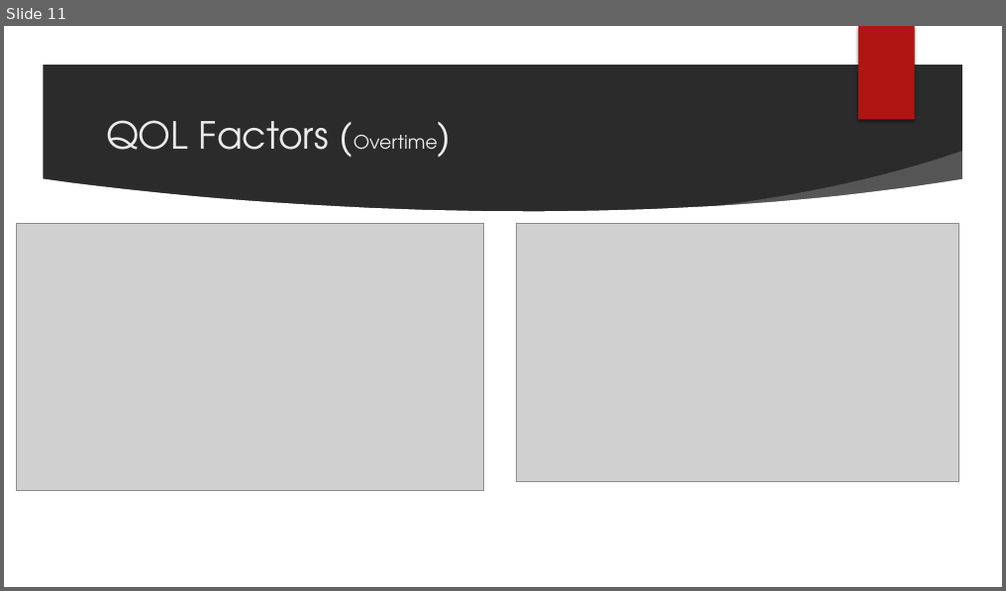
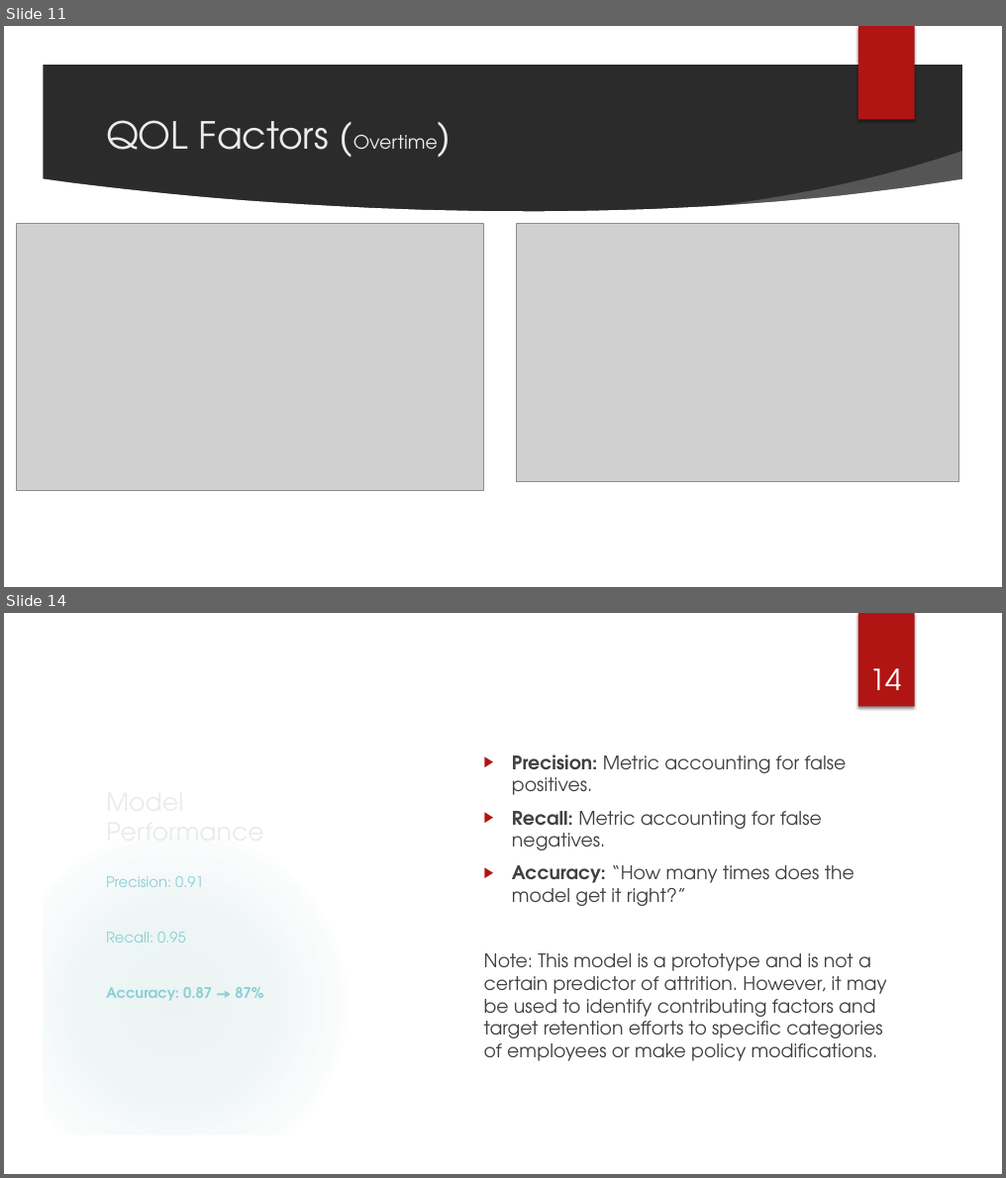
Before and after one commit to Ujustwaite/DDS_Case_Study_2, a slide deck: DraftPresentation.pptx. Shown one above the other, each under a label of ours: slide 11 before the commit, slides 11 and 14 after it; the slides between them are not shown. The pictures are 1006x591 and 1006x1178 pixels, drawn with LibreOffice and Linux fonts; fonts in the diff are those of the drawing; grey boxes stand for pictures; background and template pictures are left out; a plain dark background stands for a picture behind light text. Boxes give left, top, right and bottom in pixels: in the first picture for what was removed or moved away, otherwise in the second. Text is boxed around its words. In the diff, an @@ line names an element or a change of style, - is before the commit and + after.

```diff
--- a/DraftPresentation.pptx
+++ b/DraftPresentation.pptx
@@ slide 14 added at [4, 613, 1002, 1174], background picture (left out); not listed: 4 template elements that a slide beside it also shows @@
@@ freeform shape added at [367, 645, 425, 917], fill #FFFFFF at 20% opacity @@
@@ freeform shape added at [383, 646, 486, 1141], fill #FFFFFF @@
@@ rectangle added at [472, 646, 967, 1142], fill #FFFFFF @@
@@ page number added at [869, 668, 902, 690], 28 pt, text #FFFFFF @@
+14
@@ text added at [484, 755, 887, 1061], 18 pt, text #404040 @@
+▶ Precision: Metric accounting for false positives.
+▶ Recall: Metric accounting for false negatives.
+▶ Accuracy: “How many times does the model get it right?”
+Note: This model is a prototype and is not a certain predictor of attrition. However, it may be used to identify contributing factors and target retention efforts to specific categories of employees or make policy modifications.
@@ text added at [106, 876, 263, 1001], 14 pt, text #8AD0D6 @@
+Precision: 0.91
+Recall: 0.95
+Accuracy: 0.87 → 87%
@@ title added at [512, 888, 570, 903], 24 pt, text #EBEBEB @@
+Model Performance
```
Also in this commit, not shown: 10 slides changed, 1 other slide added.
